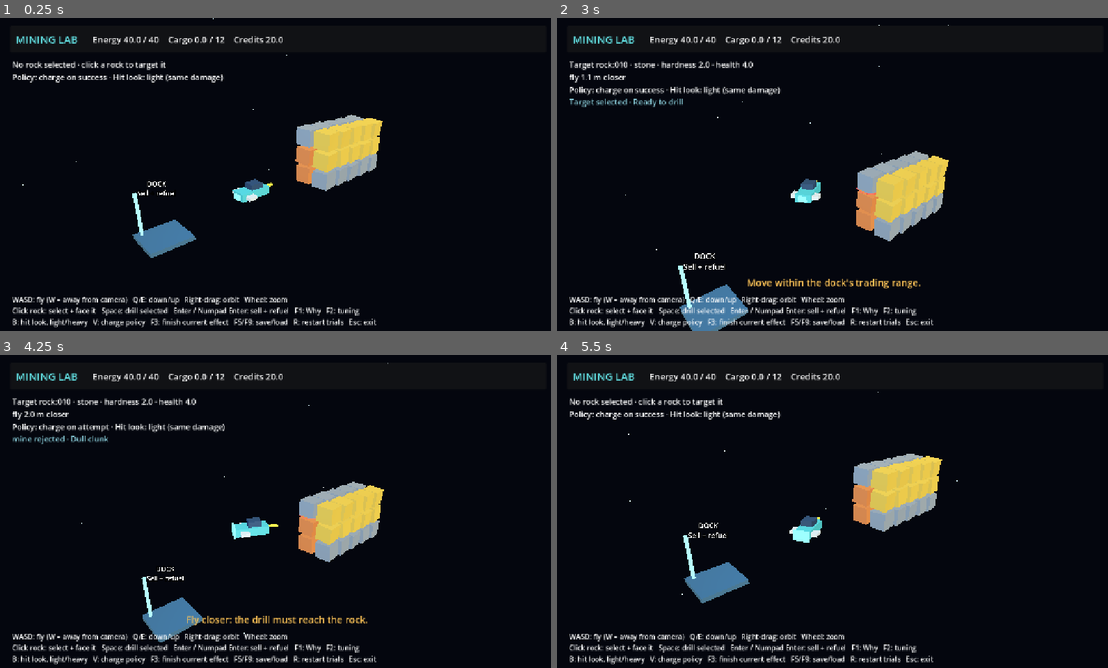
Above: before the commit, frames 1-4 (two rows, left to right).
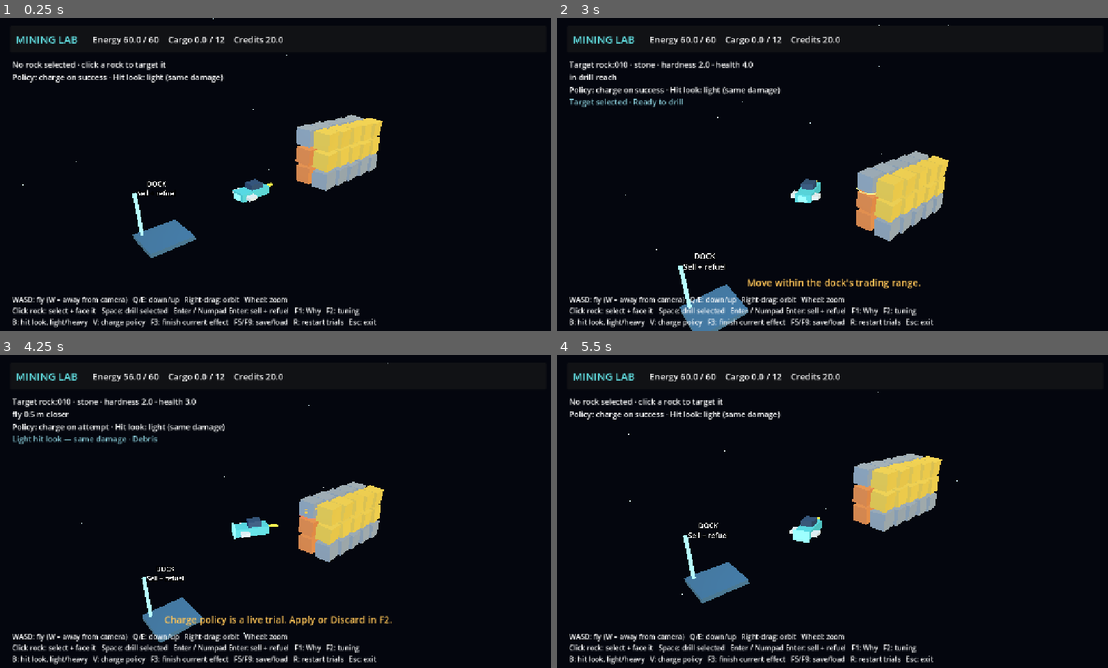
Above: after the commit, the same moments.

Repository: darthreckoner/Godot-Agent-Kit
Game: Godot game, scene res://game/views/mining_lab.tscn
The game is run twice, just before and just after one commit, with the same random seed, the same clock (stepped at 60 frames per second) and the same inputs.
Inputs (mouse positions are in pixels of both pictures, inside the frame that each line leads up to):
- Up to frame 1 (0.25 s): no input
- Up to frame 2 (3 s): tap A at 0.5, 1.25, 2 s; move the mouse to (804, 237) at 0.52 s; hold W 0.53-1.25 s; hold E 0.53-1.25 s; click (804, 237) at 0.67 s; tap Space at 0.77 s; drag from (1003, 221) to (804, 237) at 1.27 s; move the mouse to (667, 127) at 2.02 s; hold A 2.03-2.75 s; tap Enter at 2.1 s; drag from (865, 174) to (667, 127) at 2.77 s
- Up to frame 3 (4.25 s): move the mouse to (192, 433) at 3.52 s; hold S from 3.53 s (still down); tap V at 3.6 s; tap Space at 3.77 s
- Up to frame 4 (5.5 s): release S at 4.25 s; drag from (959, 495) to (749, 433) at 4.27 s; move the mouse to (722, 527) at 5.02 s; hold W from 5.03 s (still down); tap R at 5.1 s; click (722, 527) at 5.17 s

The runs differ from the first frame. In frame 1, less than 0.1% of the frame differs, in the area x 22-28%, y 6-9%; in frame 2, 0.2%; in frame 3, 1.0%, in the area x 2-72%, y 6-87%; in frame 4, less than 0.1%.

Commit message:
First True Test

Diff:
--- a/game/feel/stages/rock_break_1.tres
+++ b/game/feel/stages/rock_break_1.tres
@@ -1,14 +1,13 @@
-[gd_resource type="Resource" script_class="KitFeelStage" load_steps=3 format=3]
+[gd_resource type="Resource" script_class="KitFeelStage" format=3]
+
 [ext_resource type="Script" path="res://addons/agent_kit/feel/feel_stage.gd" id="1"]
 [ext_resource type="PackedScene" path="res://game/feel/debris.tscn" id="3"]
+
 [resource]
 script = ExtResource("1")
+stage_name = "Debris"
+duration = 2.5
+flash_color = Color(1, 0.83, 0.47, 1)
+particle_scene = ExtResource("3")
 id = &"feel_rock_break_1"
 description = "Debris presentation."
-stage_name = "Debris"
-duration = 0.35
-shake_amplitude = 0
-flash_color = Color(1, 0.83, 0.47, 1)
-screen_flash = 0
-sound_marker_sec = 0
-particle_scene = ExtResource("3")
--- a/game/tuning/mining.tres
+++ b/game/tuning/mining.tres
@@ -1,6 +1,10 @@
-[gd_resource type="Resource" script_class="MiningTuning" load_steps=2 format=3]
+[gd_resource type="Resource" script_class="MiningTuning" format=3]
+
 [ext_resource type="Script" path="res://game/tuning/mining_tuning.gd" id="1"]
+
 [resource]
 script = ExtResource("1")
+range = 4.0
+cooldown = 0.299997
 id = &"mining"
 description = "Mining rules and charge policy."
--- a/game/tuning/ship.tres
+++ b/game/tuning/ship.tres
@@ -1,6 +1,9 @@
-[gd_resource type="Resource" script_class="ShipTuning" load_steps=2 format=3]
+[gd_resource type="Resource" script_class="ShipTuning" format=3]
+
 [ext_resource type="Script" path="res://game/tuning/ship_tuning.gd" id="1"]
+
 [resource]
 script = ExtResource("1")
+energy_max = 60.0
 id = &"ship"
 description = "Flight and ship capacities."
